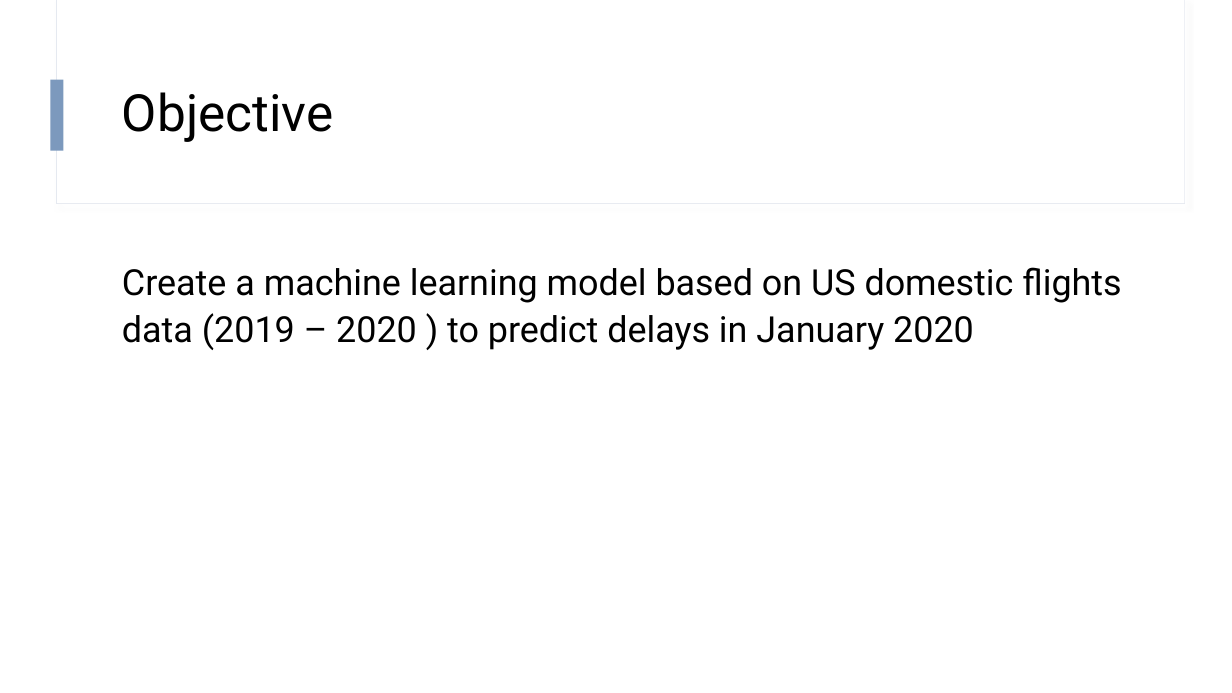
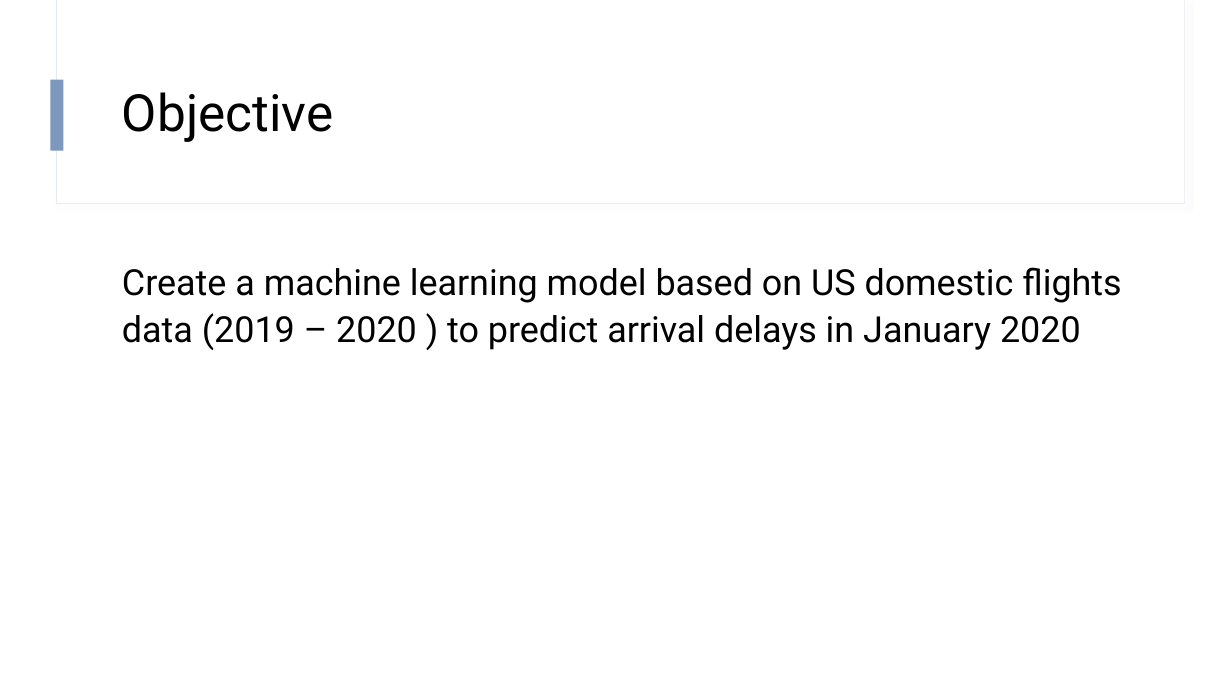
Before and after one commit to hapl/predict-flight-delays, a slide deck: slide 3 of output/presentation/Project_presentation_v2.pptx. Drawn at 1232x693 pixels with LibreOffice and Linux fonts; fonts in the diff are those of the drawing. Boxes give left, top, right and bottom in pixels: in the first picture for what was removed or moved away, otherwise in the second. Text is boxed around its words. In the diff, an @@ line names an element or a change of style, - is before the commit and + after.

```diff
--- a/output/presentation/Project_presentation_v2.pptx
+++ b/output/presentation/Project_presentation_v2.pptx
@@ text at (x1=122, y1=267, x2=1121, y2=350): text changed @@
-Create a machine learning model based on US domestic flights data (2019 – 2020 ) to predict delays in January 2020
+Create a machine learning model based on US domestic flights data (2019 – 2020 ) to predict arrival delays in January 2020
```
Also in this commit, not shown: 5 other slides changed, 1 slide added, 2 slides removed.
